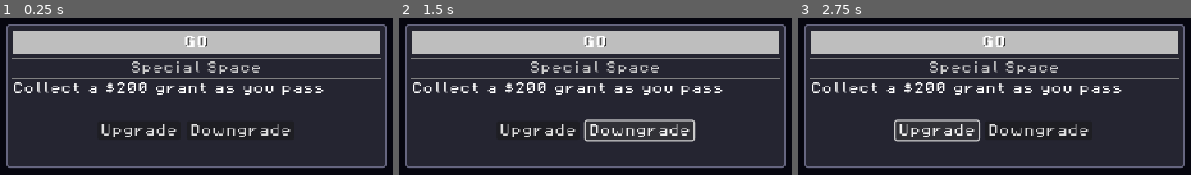
Above: before the commit, frames 1-3 (left to right).
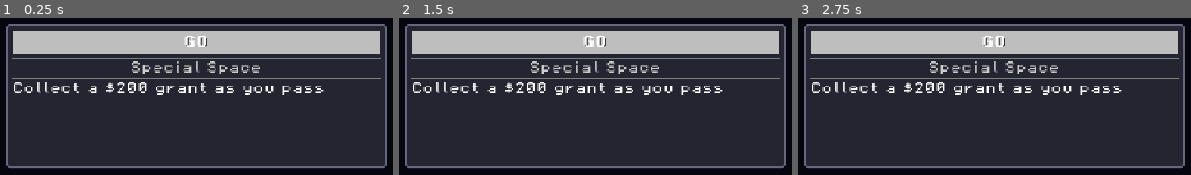
Above: after the commit, the same moments.

Repository: MissionToPsyche-Platinum/platinum_24d_game_psycheopoly-psb
Game: Godot game, scene res://scenes/SpaceInfoPanel.tscn
The game is run twice, just before and just after one commit, with the same random seed, the same clock (stepped at 60 frames per second) and the same inputs. This scene is started directly instead of the project's main scene.
Inputs (mouse positions are in pixels of both pictures, inside the frame that each line leads up to):
- Up to frame 1 (0.25 s): no input
- Up to frame 2 (1.5 s): click (536, 131) at 0.5 s, where only the run before the commit has a clickable "Upgrade"; click (638, 131) at 1.25 s, where only the run before the commit has a clickable "Downgrade"
- Up to frame 3 (2.75 s): click (935, 131) at 2 s, where only the run before the commit has a clickable "Upgrade"

The runs differ from the first frame. In frame 1, 1.2% of the frame differs, in the area x 25-75%, y 67-76%; in frame 2, 2.3%, in the area x 25-76%, y 64-79%; in frame 3, 2.1%.

Commit message:
Fully implement upgrade/downgrade logic
-Added property space sets to space data and made upgrading check for property ownership and upgrade count within a set.
-Made space info panel update whenever a property changes ownership so that the buttons would update when a property is purchased.

Diff:
--- a/scripts/core/game_controller.gd
+++ b/scripts/core/game_controller.gd
@@ -1,6 +1,6 @@
 extends Node
 ##
-## game_contropller.gd  (An autoload singleton)
+## game_controller.gd  (An autoload singleton)
 ## ============================================================================
 ##  PURPOSE:
 ##    - Manage global signals and control interactions between views, models, itself (controller)
@@ -87,20 +87,65 @@
 		print("Error, property upgrades is negative")
 		property._current_upgrades = 0
 
+func _get_property_set(property:PropertySpace) -> Array[PropertySpace]:
+	var property_set: Array[PropertySpace]
+	for i in range(GameState.board.size()):
+		if (GameState.board[i].get_script().get_global_name() == "PropertySpace"):
+			if (GameState.board[i]._property_set == property._property_set):
+				property_set.append(GameState.board[i])
+	return property_set
+
+
+func _check_if_upgrade_is_valid(property:PropertySpace, player: int) -> bool:
+	# There are 5 conditions for this
+	# 1: The player must own the property
+	# 2: The player cannot upgrade past upgrade level 5 (discovery)
+	# 3: The player must be able to afford the upgrade
+	# 4: The player must own all properties of the set they are trying to upgrade
+	# 5: The property that the player is upgrading must have less or equal upgrades to each other property of the set
+	var upgrade_valid = true
+	var property_set: Array[PropertySpace] = _get_property_set(property)
+	for i in range(property_set.size()):
+		if (!property_set[i].is_owned() || property_set[i]._player_owner != player):
+			upgrade_valid = false
+		elif (property._current_upgrades > property_set[i]._current_upgrades):
+			upgrade_valid = false
+	if (property._current_upgrades > 4):
+		upgrade_valid = false
+	if (property._upgrade_cost > GameState.players[player].balance):
+		upgrade_valid = false
+	return upgrade_valid
+
+func _check_if_downgrade_is_valid(property:PropertySpace, player: int) -> bool:
+	# There are 3 conditions for this
+	# 1: The player must own the property
+	# 2: The player cannot downgrade if there are no upgrades on the property
+	# 3: The property that the player is downgrading must have equal or more upgrades to each other property of the set
+	var downgrade_valid = true
+	var property_set: Array[PropertySpace] = _get_property_set(property)
+	if (property._player_owner != player):
+			downgrade_valid = false
+	for i in range(property_set.size()):
+		if (property._current_upgrades < property_set[i]._current_upgrades):
+			downgrade_valid = false
+	if (property._current_upgrades < 1):
+		downgrade_valid = false
+	return downgrade_valid
+
 func _upgrade_property(property:PropertySpace, player: int) -> void:
-	if (player == property._player_owner):
+	if (player == property._player_owner && property.is_owned()):
 		debit(property._player_owner, property._upgrade_cost, "property upgrade")
 		_adjust_upgrade_level(property, 1)
 	else:
-		print("Error, incorrect player attempted to upgrade property")
+		print("Error, incorrect player attempted to downgrade property or property is unowned")
 
 func _downgrade_property(property:PropertySpace, player: int) -> void:
-	if (player == property._player_owner):
+	if (player == property._player_owner && property.is_owned()):
 		var downgradeRefund = property._upgrade_cost / 2 # upgrades are refunded for 1/2 the original price paid
 		credit(property._player_owner, downgradeRefund, "property downgrade")
 		_adjust_upgrade_level(property, -1)
 	else:
-		print("Error, incorrect player attempted to downgrade property")
+		print("Error, incorrect player attempted to downgrade property or property is unowned")
 
 ## Changes the ownership of an ownable property
 func _transfer_property(property: Ownable, player: int) -> void:
--- a/scripts/core/property_space.gd
+++ b/scripts/core/property_space.gd
@@ -11,6 +11,8 @@
 var _discovery_rent: int
 var _upgrade_cost: int
 var _mortgage_value: int
+
+var _property_set: String
 
 var _current_upgrades: int
 
@@ -26,4 +28,6 @@
 	_upgrade_cost = data.get("dataCost", 0)
 	_mortgage_value = data.get("mortgage", 0)
 
+	_property_set = data.get("set", 0)
+
 	_current_upgrades = 0
--- a/scripts/core/space_data.gd
+++ b/scripts/core/space_data.gd
@@ -27,6 +27,7 @@
 		"rentDiscovery": 250,
 		"dataCost": 50,
 		"mortgage": 30,
+		"set": "Yellow",
 		"color": Color(1.0, 1.0, 0.0)  # Yellow
 	},
 	{
@@ -49,6 +50,7 @@
 		"rentDiscovery": 450,
 		"dataCost": 50,
 		"mortgage": 30,
+		"set": "Yellow",
 		"color": Color(1.0, 1.0, 0.0)  # Yellow
 	},
 	{
@@ -83,6 +85,7 @@
 		"rentDiscovery": 550,
 		"dataCost": 50,
 		"mortgage": 50,
+		"set": "Orange",
 		"color": Color(1.0, 0.65, 0.0)  # Orange
 	},
 	{
@@ -105,6 +108,7 @@
 		"rentDiscovery": 550,
 		"dataCost": 50,
 		"mortgage": 50,
+		"set": "Orange",
 		"color": Color(1.0, 0.65, 0.0)  # Orange
 	},
 	{
@@ -120,6 +124,7 @@
 		"rentDiscovery": 600,
 		"dataCost": 50,
 		"mortgage": 60,
+		"set": "Orange",
 		"color": Color(1.0, 0.65, 0.0)  # Orange
 	},
 	# Space 10 - Launch Pad (bottom-left corner)
@@ -144,6 +149,7 @@
 		"rentDiscovery": 750,
 		"dataCost": 100,
 		"mortgage": 70,
+		"set": "Dark Orange",
 		"color": Color(1.0, 0.4, 0.0)  # Dark orange
 	},
 	{
@@ -169,6 +175,7 @@
 		"rentDiscovery": 750,
 		"dataCost": 100,
 		"mortgage": 70,
+		"set": "Dark Orange",
 		"color": Color(1.0, 0.4, 0.0)  # Dark orange
 	},
 	{
@@ -184,6 +191,7 @@
 		"rentDiscovery": 900,
 		"dataCost": 100,
 		"mortgage": 80,
+		"set": "Dark Orange",
 		"color": Color(1.0, 0.4, 0.0)  # Dark orange
 	},
 	{
@@ -211,6 +219,7 @@
 		"rentDiscovery": 950,
 		"dataCost": 100,
 		"mortgage": 90,
+		"set": "Pink",
 		"color": Color(0.95, 0.5, 0.6)  # Pink
 	},
 	{
@@ -233,6 +242,7 @@
 		"rentDiscovery": 950,
 		"dataCost": 100,
 		"mortgage": 90,
+		"set": "Pink",
 		"color": Color(0.95, 0.5, 0.6)  # Pink
 	},
 	{
@@ -248,6 +258,7 @@
 		"rentDiscovery": 1000,
 		"dataCost": 100,
 		"mortgage": 100,
+		"set": "Pink",
 		"color": Color(0.95, 0.5, 0.6)  # Pink
 	},
 	# Space 20 - Gravity Assist (top-left corner)
@@ -272,6 +283,7 @@
 		"rentDiscovery": 1050,
 		"dataCost": 150,
 		"mortgage": 110,
+		"set": "Dark Red",
 		"color": Color(0.8, 0.2, 0.3)  # Dark red
 	},
 	{
@@ -294,6 +306,7 @@
 		"rentDiscovery": 1050,
 		"dataCost": 150,
 		"mortgage": 110,
+		"set": "Dark Red",
 		"color": Color(0.8, 0.2, 0.3)  # Dark red
 	},
 	{
@@ -309,6 +322,7 @@
 		"rentDiscovery": 1100,
 		"dataCost": 150,
 		"mortgage": 120,
+		"set": "Dark Red",
 		"color": Color(0.8, 0.2, 0.3)  # Dark red
 	},
 	{
@@ -336,6 +350,7 @@
 		"rentDiscovery": 1150,
 		"dataCost": 150,
 		"mortgage": 130,
+		"set": "Purple",
 		"color": Color(0.7, 0.3, 0.7)  # Purple
 	},
 	{
@@ -361,6 +376,7 @@
 		"rentDiscovery": 1150,
 		"dataCost": 150,
 		"mortgage": 130,
+		"set": "Purple",
 		"color": Color(0.7, 0.3, 0.7)  # Purple
 	},
 	{
@@ -376,6 +392,7 @@
 		"rentDiscovery": 1200,
 		"dataCost": 150,
 		"mortgage": 140,
+		"set": "Purple",
 		"color": Color(0.7, 0.3, 0.7)  # Purple
 	},
 	# Space 30 - Solar Storm (top-right corner)
@@ -400,6 +417,7 @@
 		"rentDiscovery": 1275,
 		"dataCost": 200,
 		"mortgage": 150,
+		"set": "Dark Purple",
 		"color": Color(0.5, 0.2, 0.7)  # Dark purple
 	},
 	{
@@ -422,6 +440,7 @@
 		"rentDiscovery": 1275,
 		"dataCost": 200,
 		"mortgage": 150,
+		"set": "Dark Purple",
 		"color": Color(0.5, 0.2, 0.7)  # Dark purple
 	},
 	{
@@ -437,6 +456,7 @@
 		"rentDiscovery": 1400,
 		"dataCost": 200,
 		"mortgage": 160,
+		"set": "Dark Purple",
 		"color": Color(0.5, 0.2, 0.7)  # Dark purple
 	},
 	{
@@ -471,6 +491,7 @@
 		"rentDiscovery": 1500,
 		"dataCost": 200,
 		"mortgage": 175,
+		"set": "Light Purple",
 		"color": Color(0.7, 0.6, 0.9)  # Light purple
 	},
 	{
@@ -493,6 +514,7 @@
 		"rentDiscovery": 2000,
 		"dataCost": 200,
 		"mortgage": 200,
+		"set": "Light Purple",
 		"color": Color(0.7, 0.6, 0.9)  # Light purple
 	}
 ]
--- a/scripts/ui/space_info_panel.gd
+++ b/scripts/ui/space_info_panel.gd
@@ -10,6 +10,8 @@
 @onready var price_label: Label = $Control/PanelContainer/MarginContainer/VBoxContainer/PriceLabel
 @onready var color_bar: ColorRect = $Control/PanelContainer/MarginContainer/VBoxContainer/ColorBar
 @onready var details_button: Button = $Control/PanelContainer/MarginContainer/VBoxContainer/ButtonContainer/DetailsButton
+@onready var upgrade_button: Button = $Control/PanelContainer/MarginContainer/VBoxContainer/ButtonContainer/UpgradeButton
+@onready var downgrade_button: Button = $Control/PanelContainer/MarginContainer/VBoxContainer/ButtonContainer/DowngradeButton
 
 # Current space being displayed
 var current_space: int = 0
@@ -21,10 +23,18 @@
 func _ready() -> void:
 	# Connect button signals
 	details_button.pressed.connect(_on_details_pressed)
+	upgrade_button.pressed.connect(_on_upgrade_pressed)
+	downgrade_button.pressed.connect(_on_downgrade_pressed)
+
+	# connect space display update to property purchase signal
+	GameController.property_ownership_changed.connect(trigger_display_update)
 
 	# Update display with initial space
 	update_space_display(0)
 
+# function to trigger an update from the purchase property signal
+func trigger_display_update():
+	update_space_display(current_space)
 
 # Update the display with information about a space
 func update_space_display(space_num: int) -> void:
@@ -82,6 +92,23 @@
 	var has_details: bool = space_info.type in ["property", "instrument", "planet"]
 	details_button.visible = has_details
 
+	# Show upgrade/downgrade buttons only for properties that are owned by the current player
+	var show_upgrade: bool = space_info.type in ["property"]
+	var can_upgrade = show_upgrade
+	var can_downgrade = show_upgrade
+	if show_upgrade:
+		show_upgrade = (GameState.board[current_space]._is_owned && GameState.board[current_space]._player_owner == GameState.current_player_index)
+		can_upgrade = GameController._check_if_upgrade_is_valid(GameState.board[current_space], GameState.current_player_index)
+		can_downgrade = GameController._check_if_downgrade_is_valid(GameState.board[current_space], GameState.current_player_index)
+	upgrade_button.visible = show_upgrade
+	downgrade_button.visible = show_upgrade
+
+	# Only enable the buttons if the player can currently upgrade/downgrade the property
+	upgrade_button.disabled = !can_upgrade
+	downgrade_button.disabled = !can_downgrade
+
+
+
 	# Set color bar
 	if space_info.has("color"):
 		color_bar.color = space_info.color
@@ -112,3 +139,13 @@
 		else:
 			owner_str = "Player %d" % (owner_index + 1)
 	_details_popup.show_space_details(current_space, owner_str, owner_color)
+
+func _on_upgrade_pressed() -> void:
+	GameController.upgrade_property.emit(GameState.board[current_space], GameState.current_player_index)
+	print("upgrade pressed")
+	update_space_display(current_space)
+
+func _on_downgrade_pressed() -> void:
+	GameController.downgrade_property.emit(GameState.board[current_space], GameState.current_player_index)
+	print("downgrade pressed")
+	update_space_display(current_space)
